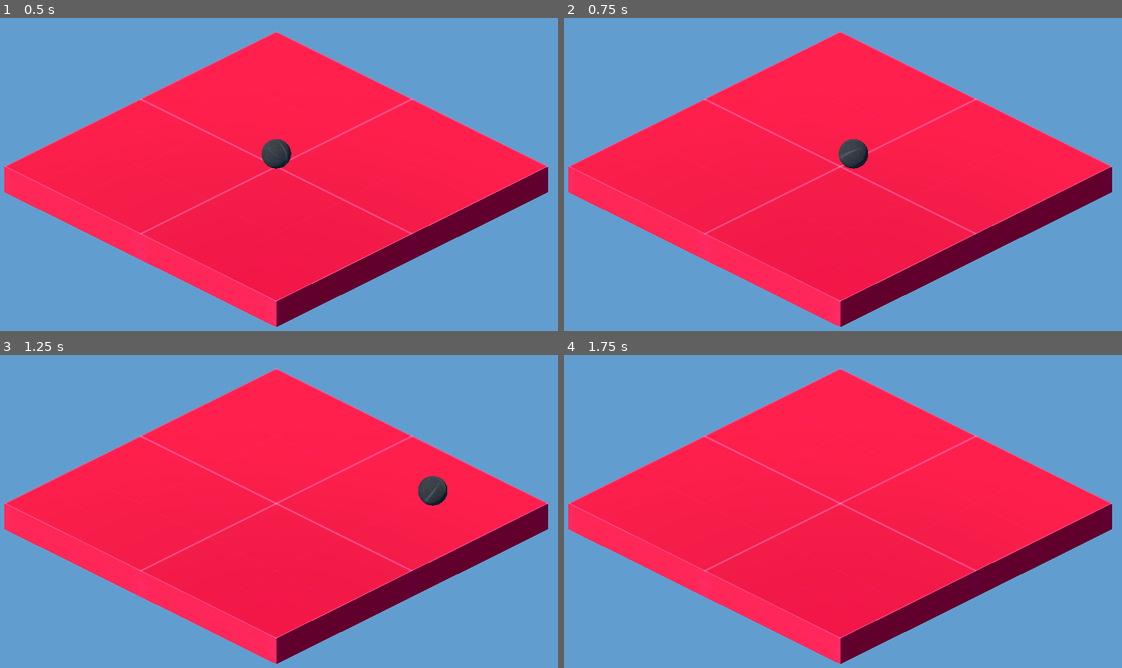
Above: before the commit, frames 1-4 (two rows, left to right).
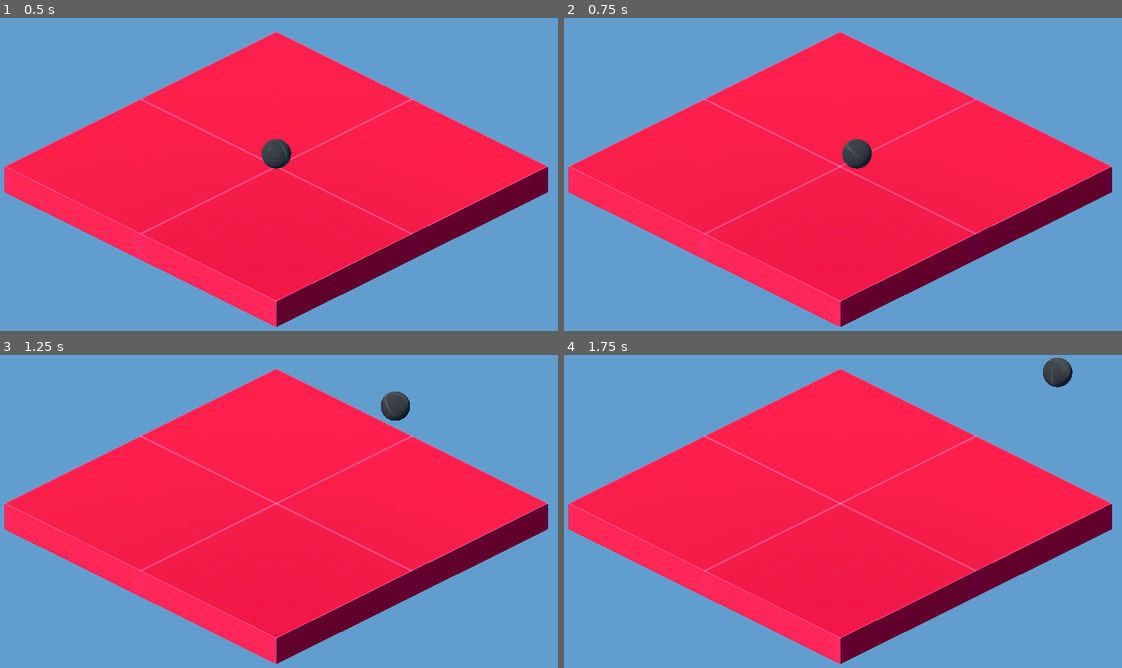
Above: after the commit, the same moments.

Repository: RandomPuddles/Game-Jam
Game: Godot game, scene res://Scenes/Main.tscn
Two runs of this game, one before a commit and one after it. Both use one fixed random seed, a clock stepped at 60 frames per second and the inputs below.
Inputs:
- Up to frame 1 (0.5 s): no input
- Up to frame 2 (0.75 s): tap Enter at 0.5 s; hold D (Right) from 0.53 s (still down); hold Shift (Boost) from 0.53 s (still down)
- Up to frame 3 (1.25 s): keep holding D (Right); keep holding Shift (Boost); tap Space (Jump, bound only after the commit) at 0.77, 0.8, 1.07 s
- Up to frame 4 (1.75 s): release D (Right) at 1.28 s; release Shift (Boost) at 1.28 s; hold S (Backward) from 1.28 s (still down); tap Space (Jump, bound only after the commit) at 1.35, 1.52 s; tap Shift (Boost) at 1.55 s

Frame 1 is identical in both runs. In frame 2, 0.1% of the frame differs, in the area x 49-56%, y 38-49%; in frame 3, 0.8%, in the area x 68-81%, y 11-49%; in frame 4, 0.4%.

Commit message:
Added jump option to marble

Diff:
--- a/game-jam/Code/marble.gd
+++ b/game-jam/Code/marble.gd
@@ -2,9 +2,10 @@
 
 @export var move_force: float = 10.0
 var current_move_force: float = 10.0
-@export var max_ang_speed :float = 50.0
-@export var boost_strength :float = 500.0
+@export var max_ang_speed: float = 50.0
+@export var boost_multiple: float = 3.0
 var camera_3d : Camera3D
+@export var jump_force: float = 5.0
 
 func _ready():
 	camera_3d = get_tree().current_scene.get_node("Camera3D")
@@ -15,7 +16,7 @@
 
 func _physics_process(_delta: float) -> void:
 	if Input.is_action_pressed("Boost"):
-		current_move_force *= 2
+		current_move_force *= boost_multiple
 	if Input.is_action_pressed("Forward"):
 		apply_torque(camera_3d.global_basis * Vector3(-1, 0, 0) * current_move_force)
 	if Input.is_action_pressed("Backward"):
@@ -24,7 +25,13 @@
 		apply_torque(camera_3d.global_basis * Vector3(0, 0, -1) * current_move_force)
 	if Input.is_action_pressed("Left"):
 		apply_torque(camera_3d.global_basis * Vector3(0, 0, 1) * current_move_force)
-	current_move_force = move_force
+	if Input.is_action_pressed("Jump"):
+		# check if touching the floor (or really any CSGBox3D)
+		var bodies = get_colliding_bodies()
+		for body in bodies:
+			if body is CSGBox3D:
+				apply_impulse(Vector3(0, 1, 0) * jump_force)
+	current_move_force = move_force # reset current_move_force back to original move_force after boosting
 
 	# clamp rotational velocity
 	if angular_velocity.length() > max_ang_speed:
--- /dev/null
+++ b/game-jam/Scenes/IceFloor.tscn
@@ -0,0 +1,3 @@
+[gd_scene format=3 uid="uid://cxs6rri1mt7rh"]
+
+[node name="Node3D" type="Node3D"]
--- a/game-jam/Scenes/Marble.tscn
+++ b/game-jam/Scenes/Marble.tscn
@@ -20,6 +20,8 @@
 [node name="Marble" type="RigidBody3D" parent="."]
 transform = Transform3D(1, 0, 0, 0, 1, 0, 0, 0, 1, 0, 0.5, 0)
 physics_material_override = SubResource("PhysicsMaterial_1q3qd")
+contact_monitor = true
+max_contacts_reported = 3
 script = ExtResource("1_4ln81")
 
 [node name="CollisionShape3D" type="CollisionShape3D" parent="Marble"]
--- a/game-jam/project.godot
+++ b/game-jam/project.godot
@@ -46,3 +46,8 @@
 "events": [Object(InputEventKey,"resource_local_to_scene":false,"resource_name":"","device":-1,"window_id":0,"alt_press …(195 unchanged characters)…
 ]
 }
+Jump={
+"deadzone": 0.2,
+"events": [Object(InputEventKey,"resource_local_to_scene":false,"resource_name":"","device":-1,"window_id":0,"alt_pressed":false,"shift_pressed":false,"ctrl_pressed":false,"meta_pressed":false,"pressed":false,"keycode":0,"physical_keycode":32,"key_label":0,"unicode":32,"location":0,"echo":false,"script":null)
+]
+}
